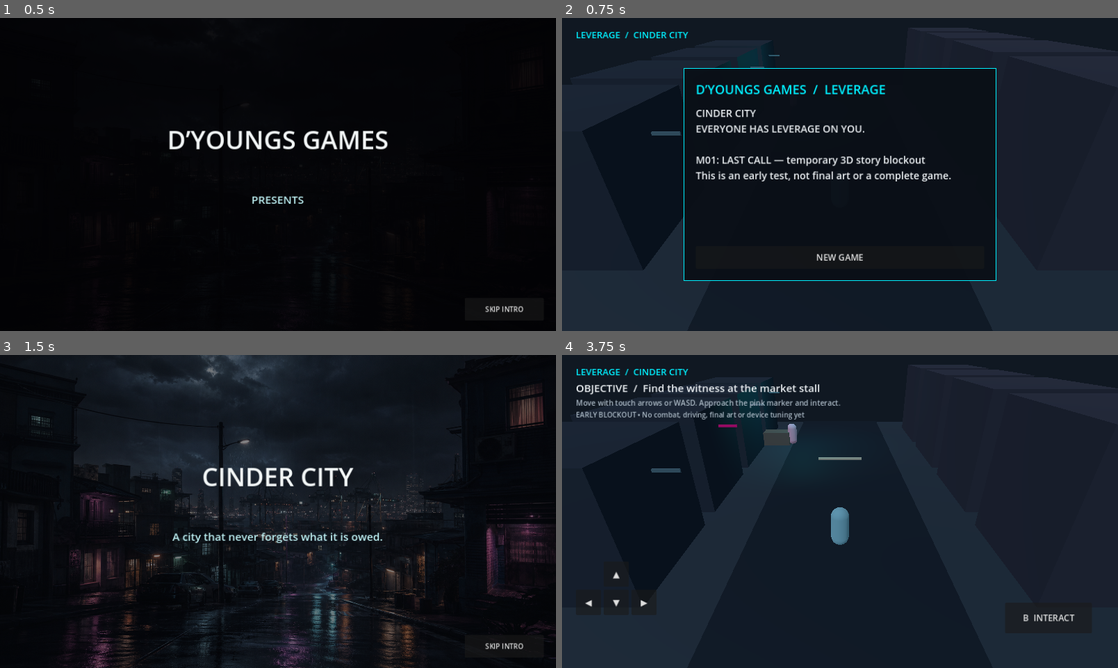
Above: before the commit, frames 1-4 (two rows, left to right).
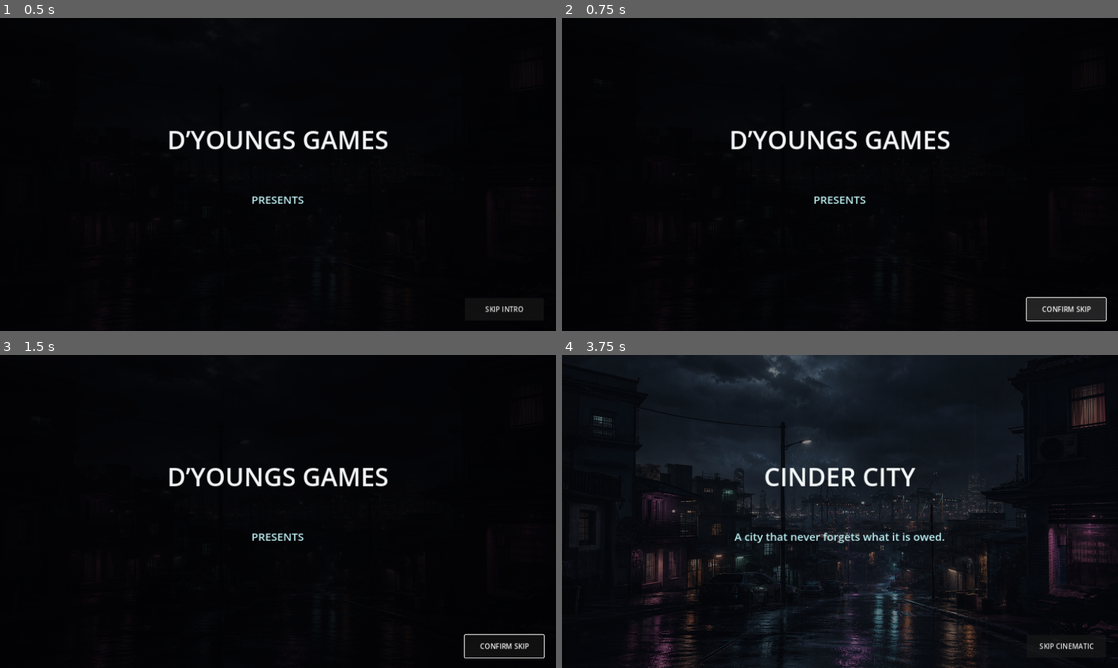
Above: after the commit, the same moments.

Repository: jamesrudh-arch/Jumboo
Game: Godot game, scene res://main.tscn
Same seed, same stepped clock (60 frames per second), same inputs: the game is played once before the commit and once after it.
Inputs (mouse positions are in pixels of both pictures, inside the frame that each line leads up to):
- Up to frame 1 (0.5 s): no input
- Up to frame 2 (0.75 s): click "SKIP INTRO" at 0.5 s
- Up to frame 3 (1.5 s): click (278, 596) at 1.25 s, where only the run before the commit has a clickable "NEW GAME"
- Up to frame 4 (3.75 s): click "SKIP INTRO" (after the commit: "CONFIRM SKIP") at 2 s; click (840, 596) at 2.75 s, where only the run after the commit has a clickable "NEW GAME"; click (840, 596) at 3.5 s, where only the run before the commit has a clickable "CONTINUE"

Frame 1 is identical in both runs. In frame 2, 57% of the frame differs, in the area x 0-100%, y 0-100%; in frame 3, 30%; in frame 4, 43%.

Commit message:
Start in-engine phone shot with vibration and confirmed skip
Co-authored-by: arena-agent <297053741+arena-agent@users.noreply.github.com>

Diff:
--- a/game/cinematic.gd
+++ b/game/cinematic.gd
@@ -11,6 +11,9 @@
 var skip_button: Button
 var generation := 0
 var completion: Callable
+var shot: Node3D
+var previous_camera: Camera3D
+var skip_armed := false
 
 func _ready() -> void:
 	layer = 10
@@ -87,6 +90,8 @@
 	generation += 1
 	var current := generation
 	completion = done
+	skip_armed = false
+	skip_button.text = "SKIP INTRO"
 	canvas.show()
 	phone.hide()
 	shade.color = Color(0.01, 0.01, 0.02, 0.94)
@@ -106,6 +111,8 @@
 	generation += 1
 	var current := generation
 	completion = done
+	skip_armed = false
+	skip_button.text = "SKIP CINEMATIC"
 	canvas.show()
 	phone.hide()
 	shade.color = Color(0.02, 0.03, 0.05, 0.5)
@@ -119,16 +126,27 @@
 	await get_tree().create_timer(6.0).timeout
 	if current != generation:
 		return
-	headline.text = "A CALL FROM ELI"
-	subtitle.text = "[Phone vibrates]"
-	phone.show()
-	var tween := create_tween().set_loops(5)
-	tween.tween_property(phone, "modulate", Color(1, 1, 1, 0.55), 0.6)
-	tween.tween_property(phone, "modulate", Color.WHITE, 0.6)
+	# Replace the flat phone panel with a real 3D close-up. This is an
+	# isolated technical shot, not the missing character pickup performance.
+	previous_camera = get_viewport().get_camera_3d()
+	shot = preload("res://phone_shot.gd").new()
+	# Keep this shot separate from the gameplay street geometry.
+	shot.position = Vector3(200, 0, 200)
+	get_parent().add_child(shot)
+	backdrop.hide()
+	shade.color = Color(0.02, 0.03, 0.05, 0.08)
+	headline.text = ""
+	subtitle.text = "[Phone vibrating]"
+	subtitle.offset_top = 220
+	subtitle.offset_bottom = 290
 	await get_tree().create_timer(6.0).timeout
 	if current != generation:
 		return
-	phone.hide()
+	_close_shot()
+	backdrop.show()
+	shade.color = Color(0.02, 0.03, 0.05, 0.5)
+	subtitle.offset_top = 0
+	subtitle.offset_bottom = 115
 	headline.text = "LAST CALL"
 	subtitle.text = "Some debts follow you home."
 	await get_tree().create_timer(5.0).timeout
@@ -136,10 +154,26 @@
 		_finish()
 
 func _skip() -> void:
+	if not skip_armed:
+		skip_armed = true
+		skip_button.text = "CONFIRM SKIP"
+		return
 	_finish()
+
+func _close_shot() -> void:
+	if is_instance_valid(shot):
+		shot.queue_free()
+		shot = null
+	if is_instance_valid(previous_camera):
+		previous_camera.make_current()
+	previous_camera = null
 
 func _finish() -> void:
 	generation += 1
+	_close_shot()
+	backdrop.show()
+	subtitle.offset_top = 0
+	subtitle.offset_bottom = 115
 	canvas.hide()
 	phone.hide()
 	var done := completion
--- /dev/null
+++ b/game/phone_shot.gd
@@ -0,0 +1,81 @@
+extends Node3D
+
+# An isolated 3D phone shot. The hero performance and final workshop art are not yet supplied.
+var camera: Camera3D
+var phone: Node3D
+var screen_material: StandardMaterial3D
+var phone_light: OmniLight3D
+var audio: AudioStreamPlayer
+var elapsed := 0.0
+
+func _ready() -> void:
+	_box(self, Vector3(4.8, 0.12, 3.4), Vector3(0, -0.06, 0), Color("3b3937"), 0.82)
+	# Framing elements are deliberately restrained so the incoming call is the focus.
+	_box(self, Vector3(2.4, 1.3, 0.12), Vector3(0, 0.65, -1.15), Color("242a2c"), 0.9)
+	_box(self, Vector3(0.65, 0.05, 0.11), Vector3(-0.65, 0.035, -0.45), Color("8b8c87"), 0.38)
+	_box(self, Vector3(0.11, 0.04, 0.46), Vector3(0.79, 0.03, -0.35), Color("6a6b64"), 0.48)
+	phone = Node3D.new()
+	add_child(phone)
+	phone.rotation_degrees.y = -12.0
+	_box(phone, Vector3(0.34, 0.034, 0.68), Vector3(0, 0.03, 0), Color("20252c"), 0.28)
+	_box(phone, Vector3(0.315, 0.004, 0.635), Vector3(0, 0.05, 0), Color("080b0f"), 0.18)
+	var screen := _box(phone, Vector3(0.29, 0.003, 0.55), Vector3(0, 0.054, 0.015), Color("f3fbff"), 0.32)
+	screen_material = screen.material_override as StandardMaterial3D
+	screen_material.emission_enabled = true
+	screen_material.emission = Color("eaf7ff")
+	screen_material.emission_energy_multiplier = 1.2
+	_box(phone, Vector3(0.055, 0.005, 0.012), Vector3(0, 0.057, -0.275), Color("121820"), 0.3)
+	phone_light = OmniLight3D.new()
+	phone_light.position = Vector3(0, 0.12, 0)
+	phone_light.light_color = Color("e8f7ff")
+	phone_light.light_energy = 1.2
+	phone_light.omni_range = 1.5
+	phone.add_child(phone_light)
+	var warm := OmniLight3D.new()
+	warm.position = Vector3(-1.8, 1.8, -0.7)
+	warm.light_color = Color("ffb675")
+	warm.light_energy = 1.3
+	warm.omni_range = 4.5
+	add_child(warm)
+	var cool := OmniLight3D.new()
+	cool.position = Vector3(1.6, 1.1, -0.4)
+	cool.light_color = Color("7cb9d0")
+	cool.light_energy = 0.8
+	cool.omni_range = 3.5
+	add_child(cool)
+	camera = Camera3D.new()
+	camera.position = Vector3(0.7, 1.15, 1.75)
+	camera.fov = 32.0
+	add_child(camera)
+	camera.look_at(global_position + Vector3(0, 0.02, 0), Vector3.UP)
+	camera.make_current()
+	audio = AudioStreamPlayer.new()
+	audio.stream = load("res://assets/phone_vibration.wav")
+	audio.volume_db = -9.0
+	add_child(audio)
+	audio.finished.connect(audio.play)
+	audio.play()
+
+func _process(delta: float) -> void:
+	elapsed += delta
+	# One repeating buzz pattern: motion, sound and light share the same rhythm.
+	var phase := fposmod(elapsed, 2.4)
+	var buzzing := phase < 0.72 or (phase >= 0.92 and phase < 1.64)
+	var amount := 1.0 if buzzing else 0.0
+	phone.position.x = sin(elapsed * 85.0) * 0.004 * amount
+	phone.rotation_degrees.z = sin(elapsed * 72.0) * 0.55 * amount
+	phone_light.light_energy = 0.9 + 0.5 * amount
+	screen_material.emission_energy_multiplier = 0.9 + 0.5 * amount
+
+func _box(parent: Node3D, size: Vector3, pos: Vector3, color: Color, roughness: float) -> MeshInstance3D:
+	var instance := MeshInstance3D.new()
+	var mesh := BoxMesh.new()
+	mesh.size = size
+	instance.mesh = mesh
+	instance.position = pos
+	var material := StandardMaterial3D.new()
+	material.albedo_color = color
+	material.roughness = roughness
+	instance.material_override = material
+	parent.add_child(instance)
+	return instance
Not shown, added: game/assets/phone_vibration.wav
